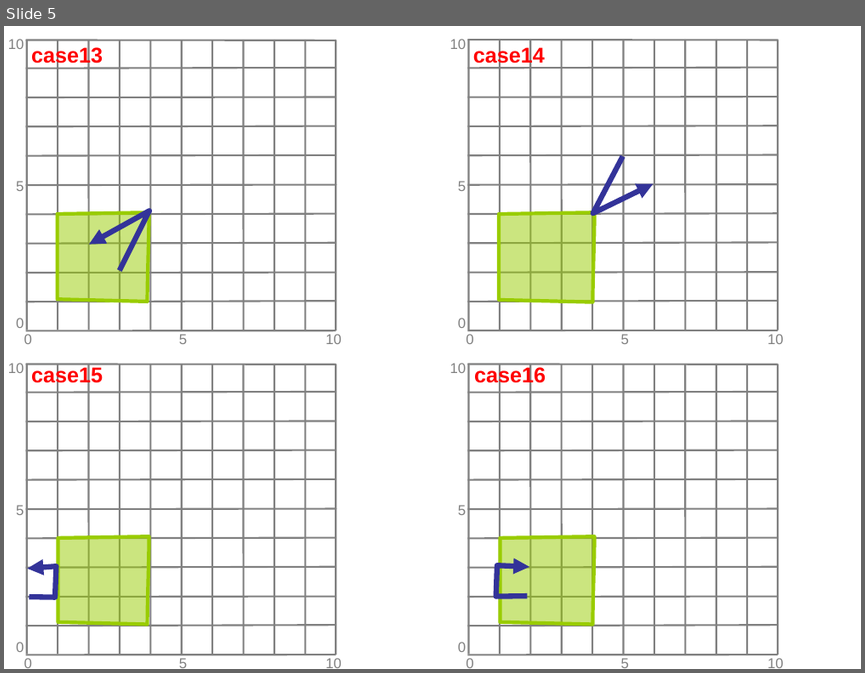
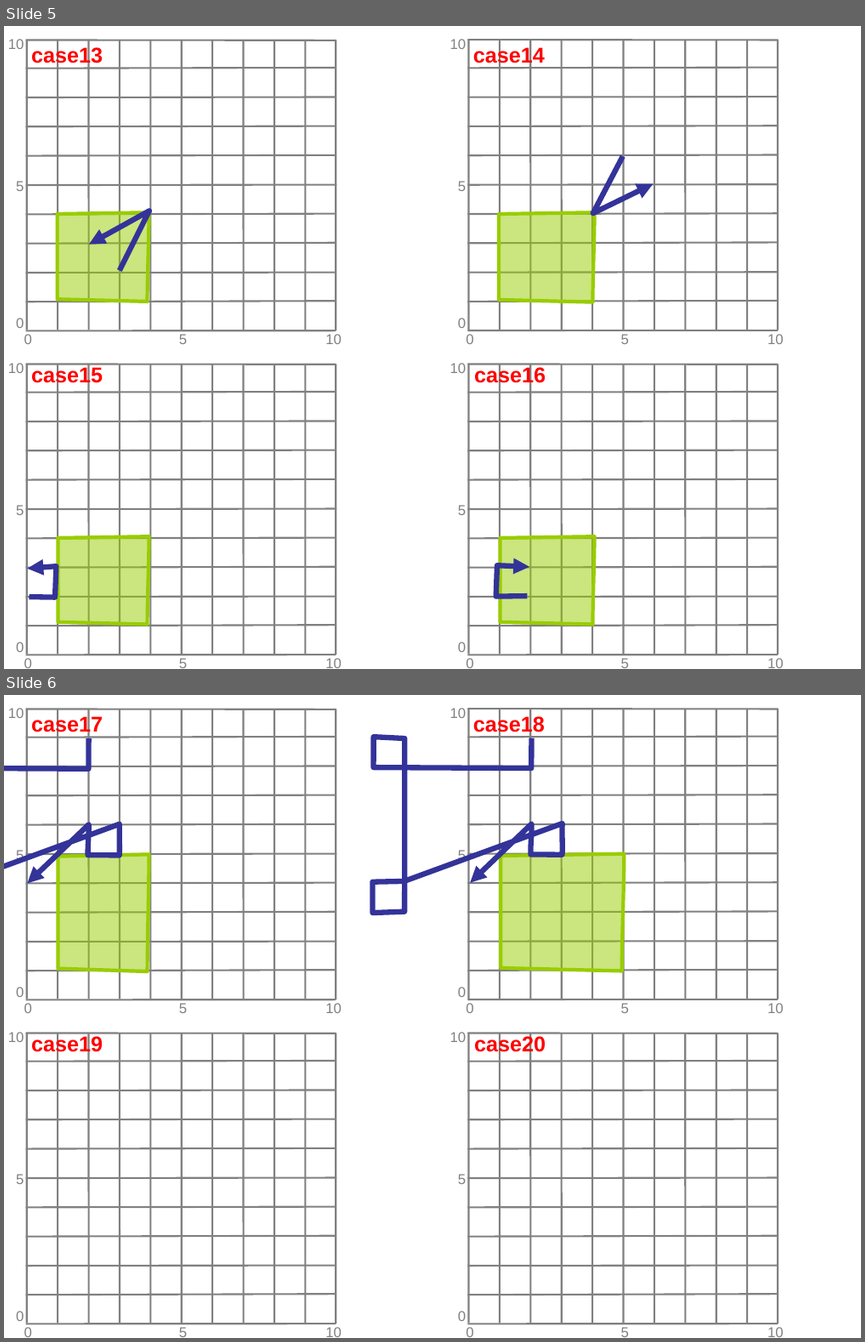
Before and after one commit to boostorg/geometry, a slide deck: doc/other/testcases/overlay_line_poly_cases.ppt. Shown one above the other, each under a label of ours: slide 5 before the commit, slides 5 and 6 after it. The pictures are 865x673 and 865x1342 pixels, drawn with LibreOffice and Linux fonts; fonts in the diff are those of the drawing. Boxes give left, top, right and bottom in pixels: in the first picture for what was removed or moved away, otherwise in the second. Text is boxed around its words. In the diff, an @@ line names an element or a change of style, - is before the commit and + after.

Commit message:
Linestring/polygon overlay, unit tests (in PPT) for third phase

```diff
--- a/doc/other/testcases/overlay_line_poly_cases.ppt
+++ b/doc/other/testcases/overlay_line_poly_cases.ppt
@@ slide 6 added at (x1=4, y1=695, x2=861, y2=1338), background #FFFFFF; not listed: 112 template elements that a slide beside it also shows @@
@@ text added at (x1=31, y1=715, x2=103, y2=737), 18 pt, text #FF0000, bold @@
+case17
@@ text added at (x1=473, y1=714, x2=545, y2=736), 18 pt, text #FF0000, bold @@
+case18
@@ freeform shape added at (x1=27, y1=824, x2=182, y2=972), outline #333399 4.51 pt @@
@@ freeform shape added at (x1=470, y1=823, x2=624, y2=971), outline #333399 4.51 pt @@
@@ freeform shape added at (x1=58, y1=854, x2=148, y2=972), fill #99CC00 at 50% opacity, outline #99CC00 3 pt @@
@@ freeform shape added at (x1=501, y1=853, x2=624, y2=971), fill #99CC00 at 50% opacity, outline #99CC00 3 pt @@
@@ text added at (x1=31, y1=1033, x2=103, y2=1055), 18 pt, text #FF0000, bold @@
+case19
@@ text added at (x1=474, y1=1033, x2=545, y2=1055), 18 pt, text #FF0000, bold @@
+case20
```
